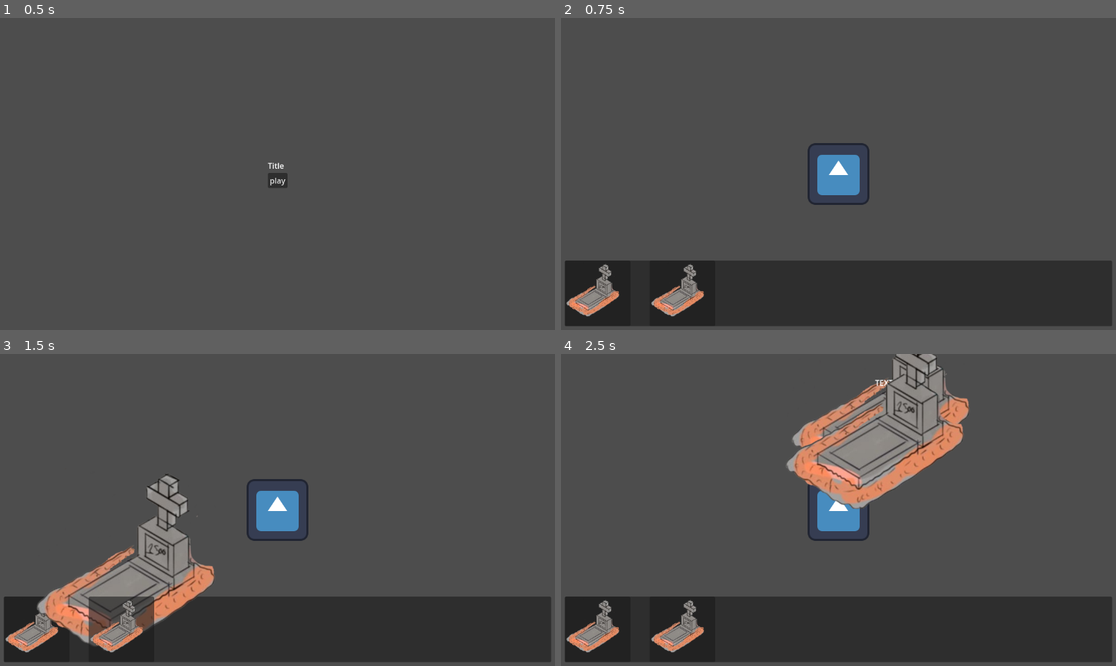
Above: before the commit, frames 1-4 (two rows, left to right).
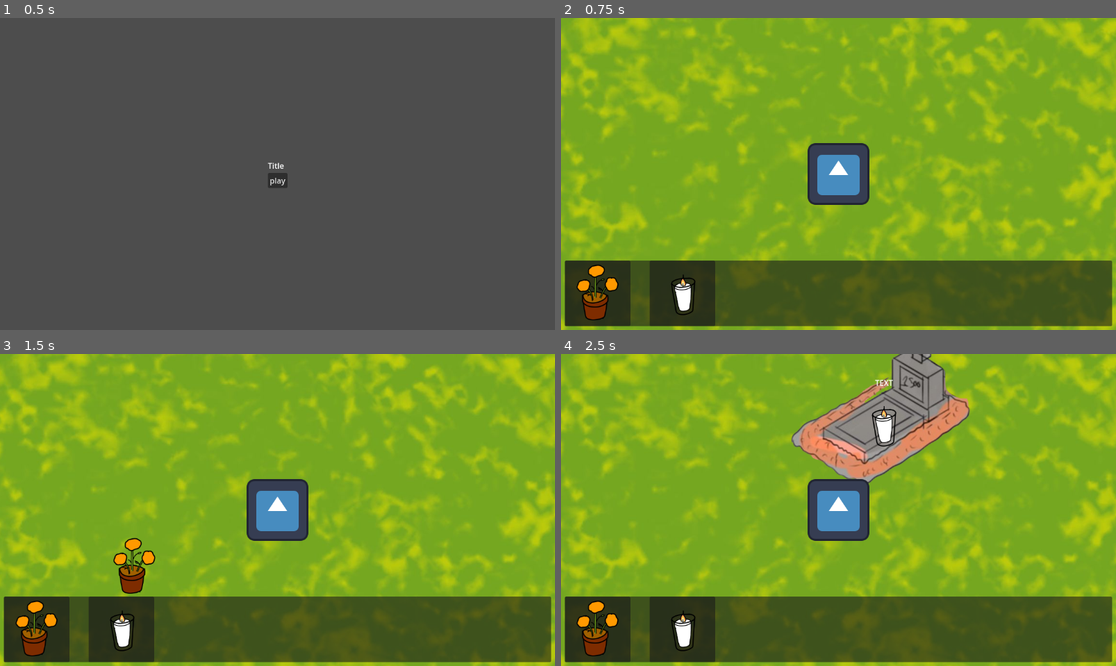
Above: after the commit, the same moments.

Repository: M0G1WARA/game-jam-2025
Game: Godot game, scene res://Scenes/MainMenu/main_menu.tscn
Two runs of this game, one before a commit and one after it. Both use one fixed random seed, a clock stepped at 60 frames per second and the inputs below. The engine's default icon, where the game draws it, is replaced by a stand-in: a white triangle on a blue panel in a dark square.
Inputs (mouse positions are in pixels of both pictures, inside the frame that each line leads up to):
- Up to frame 1 (0.5 s): no input
- Up to frame 2 (0.75 s): click "play" at 0.5 s
- Up to frame 3 (1.5 s): tap Enter (ui_accept) at 1.25 s; drag from (38, 628) to (333, 441) at 1.27 s
- Up to frame 4 (2.5 s): drag from (683, 628) to (882, 425) at 2.02 s

Frame 1 is identical in both runs. In frame 2, 95% of the frame differs, in the area x 0-100%, y 0-100%; in frame 3, 96%; in frame 4, 92%.

Commit message:
Update images

Diff:
--- a/Scenes/Game/game.tscn
+++ b/Scenes/Game/game.tscn
@@ -1,12 +1,23 @@
-[gd_scene load_steps=5 format=3 uid="uid://bdqck0axfiww1"]
+[gd_scene load_steps=6 format=3 uid="uid://bdqck0axfiww1"]
 
 [ext_resource type="PackedScene" uid="uid://bihjijnjdiowc" path="res://Scenes/Player/player.tscn" id="1_mv0hc"]
 [ext_resource type="Script" uid="uid://bvjlmy4upx3gl" path="res://Scenes/Game/game.gd" id="1_qikps"]
 [ext_resource type="PackedScene" uid="uid://d0v2ab5c0mnge" path="res://Scenes/HUD/hud.tscn" id="2_qxfds"]
 [ext_resource type="PackedScene" uid="uid://c0a6tiepq1tuq" path="res://Scenes/Decoration/decoration.tscn" id="4_i1e5p"]
+[ext_resource type="Texture2D" uid="uid://c4xr4w47mu0xy" path="res://Assets/Images/bg.jpg" id="5_ciybh"]
 
 [node name="Game" type="Node2D"]
 script = ExtResource("1_qikps")
+
+[node name="TextureRect" type="TextureRect" parent="."]
+anchors_preset = 15
+anchor_right = 1.0
+anchor_bottom = 1.0
+offset_right = 1280.0
+offset_bottom = 720.0
+grow_horizontal = 2
+grow_vertical = 2
+texture = ExtResource("5_ciybh")
 
 [node name="Node2D" type="Node2D" parent="."]
 
--- a/Scenes/HUD/hud.gd
+++ b/Scenes/HUD/hud.gd
@@ -6,22 +6,18 @@
 var panel_data_h = [
 	{
 		"scene_to_instance": preload("res://Scenes/Grave/grave.tscn"),
-		"preview_texture": preload("res://Assets/Images/grave.png")
 	},
 	{
 		"scene_to_instance": preload("res://Scenes/Grave/grave.tscn"),
-		"preview_texture": preload("res://Assets/Images/grave.png")
 	},
 ]
 
 var panel_data_v = [
 	{
 		"scene_to_instance": preload("res://Scenes/Object/object.tscn"),
-		"preview_texture": preload("res://Assets/Images/flor.png")
 	},
 	{
 		"scene_to_instance": preload("res://Scenes/Object/object.tscn"),
-		"preview_texture": preload("res://Assets/Images/flor.png")
 	},
 ]
 
@@ -53,14 +49,16 @@
 		$MarginContainer/BackButton.show()
 
 func create_object_panels():
-	for data in panel_data_h:
+	for i in range(panel_data_h.size()):
 		var new_panel = OBJECT_PANEL_SCENE.instantiate()
+		var data = panel_data_h[i]
+		new_panel.frame_index = i
 		new_panel.scene_to_instance = data.scene_to_instance
-		new_panel.preview_texture = data.preview_texture
 		flow_containerH.add_child(new_panel)
 
-	for data in panel_data_v:
+	for i in range(panel_data_v.size()):
 		var new_panel = OBJECT_PANEL_SCENE.instantiate()
+		new_panel.frame_index = i
+		var data = panel_data_v[i]
 		new_panel.scene_to_instance = data.scene_to_instance
-		new_panel.preview_texture = data.preview_texture
 		flow_containerV.add_child(new_panel)
--- a/Scenes/Object/object.gd
+++ b/Scenes/Object/object.gd
@@ -2,17 +2,12 @@
 
 @onready var object_image = $TextureRect as TextureRect
 
-@export var available_textures: Array[Texture2D] = []
 
 func _ready():
 	assign_image_by_id(0)
 
-	object_image.custom_minimum_size = Vector2(128, 128)
-	object_image.expand_mode = TextureRect.EXPAND_IGNORE_SIZE
-	object_image.stretch_mode = TextureRect.STRETCH_KEEP_ASPECT_CENTERED
-
 func assign_image_by_id(texture_id: int):
-	if texture_id >= 0 and texture_id < available_textures.size():
-		object_image.texture = available_textures[texture_id]
+	if texture_id <= 31:
+		$Elements.frame = texture_id
 	else:
 		print("Error: ID de textura '", texture_id, "' fuera de rango.")
--- a/Scenes/Object/object.tscn
+++ b/Scenes/Object/object.tscn
@@ -1,13 +1,12 @@
 [gd_scene load_steps=4 format=3 uid="uid://bq7qhmqsk3qfp"]
 
 [ext_resource type="Script" uid="uid://012nsn78lnrf" path="res://Scenes/Object/object.gd" id="1_ocmyd"]
-[ext_resource type="Texture2D" uid="uid://d1qq0l3c77li" path="res://Assets/Images/flor.png" id="2_7isqc"]
+[ext_resource type="Texture2D" uid="uid://badv2qwkjdhjk" path="res://Assets/Images/elements.png" id="3_1se88"]
 
 [sub_resource type="RectangleShape2D" id="RectangleShape2D_6oa7m"]
 
 [node name="Object" type="StaticBody2D"]
 script = ExtResource("1_ocmyd")
-available_textures = Array[Texture2D]([ExtResource("2_7isqc")])
 
 [node name="CollisionShape2D" type="CollisionShape2D" parent="."]
 shape = SubResource("RectangleShape2D_6oa7m")
@@ -18,3 +17,9 @@
 offset_top = -20.0
 offset_right = 20.0
 offset_bottom = 20.0
+
+[node name="Elements" type="Sprite2D" parent="."]
+position = Vector2(-9, 4)
+texture = ExtResource("3_1se88")
+hframes = 8
+vframes = 4
--- a/Scenes/ObjectPanel/object_panel.gd
+++ b/Scenes/ObjectPanel/object_panel.gd
@@ -1,27 +1,17 @@
 extends Panel
 
 @export var scene_to_instance: PackedScene
-@export var preview_texture: Texture2D
-
-@onready var preview_image = $TextureRect as TextureRect
+@export var frame_index: int
 
 var is_dragging := false
 var preview: Sprite2D
 
+
 func _ready():
-	if preview_texture != null:
-		preview_image.texture = preview_texture
-		preview_image.custom_minimum_size = Vector2(128, 128)
-		preview_image.expand_mode = TextureRect.EXPAND_IGNORE_SIZE
-		preview_image.stretch_mode = TextureRect.STRETCH_KEEP_ASPECT_CENTERED
-	else:
-		$Icon.show()
-		$TextureRect.hide()
-
-	preview = Sprite2D.new()
-	preview.texture = preview_texture
+	$Elements.frame = frame_index
+	preview = $Elements.duplicate()
+	add_child(preview)
 	preview.visible = false
-	add_child(preview)
 
 func _on_gui_input(event):
 	if event is InputEventMouseButton:
--- a/Scenes/ObjectPanel/object_panel.tscn
+++ b/Scenes/ObjectPanel/object_panel.tscn
@@ -1,7 +1,7 @@
 [gd_scene load_steps=3 format=3 uid="uid://dlful4wtjgk0l"]
 
-[ext_resource type="Texture2D" uid="uid://bv3n8pewrt5kc" path="res://icon.svg" id="1_xuri0"]
 [ext_resource type="Script" uid="uid://b33q3jqv705jl" path="res://Scenes/ObjectPanel/object_panel.gd" id="1_yenqj"]
+[ext_resource type="Texture2D" uid="uid://badv2qwkjdhjk" path="res://Assets/Images/elements.png" id="3_yenqj"]
 
 [node name="ObjectPanel" type="Panel"]
 custom_minimum_size = Vector2(136, 136)
@@ -9,14 +9,11 @@
 offset_bottom = 40.0
 script = ExtResource("1_yenqj")
 
-[node name="Icon" type="Sprite2D" parent="."]
-visible = false
-position = Vector2(68, 66)
-texture = ExtResource("1_xuri0")
-
-[node name="TextureRect" type="TextureRect" parent="."]
-layout_mode = 0
-offset_right = 40.0
-offset_bottom = 40.0
+[node name="Elements" type="Sprite2D" parent="."]
+position = Vector2(70.00001, 68)
+scale = Vector2(0.7, 0.7)
+texture = ExtResource("3_yenqj")
+hframes = 8
+vframes = 4
 
 [connection signal="gui_input" from="." to="." method="_on_gui_input"]
Binary file added: Assets/Images/bg.jpg
Not shown, added: Assets/Images/bg.jpg.import
Binary file added: Assets/Images/elements.png
Not shown, added: Assets/Images/elements.png.import
